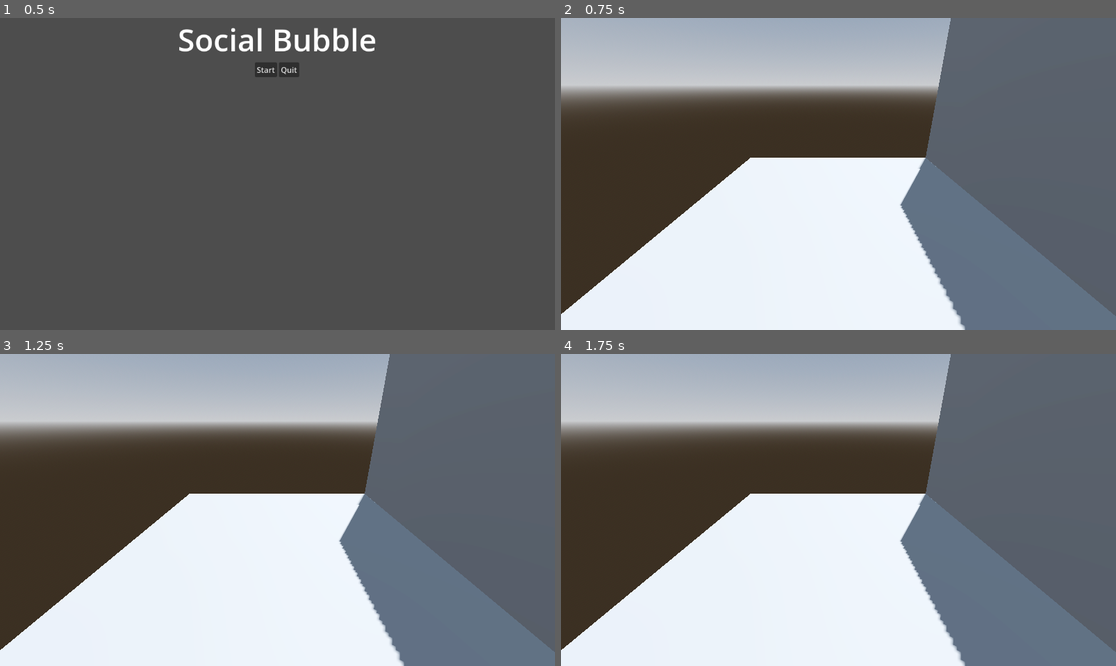
Above: before the commit, frames 1-4 (two rows, left to right).
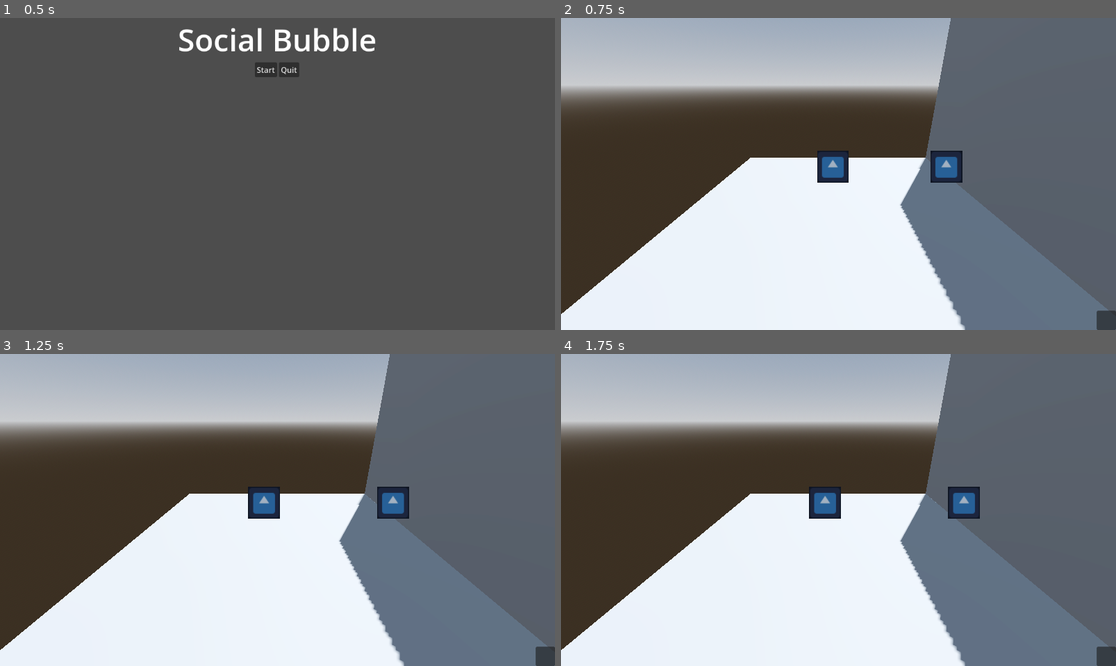
Above: after the commit, the same moments.

Repository: EAinsley/globalgamejam
Game: Godot game, scene res://scenes/start_menu.tscn
Same seed, same stepped clock (60 frames per second), same inputs: the game is played once before the commit and once after it. The project has no main scene, so this scene is started directly. The engine's default icon, where the game draws it, is replaced by a stand-in: a white triangle on a blue panel in a dark square.
Inputs (mouse positions are in pixels of both pictures, inside the frame that each line leads up to):
- Up to frame 1 (0.5 s): no input
- Up to frame 2 (0.75 s): click "Start" at 0.5 s
- Up to frame 3 (1.25 s): no input
- Up to frame 4 (1.75 s): tap Enter at 1.25 s; move the mouse to (960, 494) at 1.27 s; press the mouse at (960, 494) at 1.28 s; hold D (move_right) from 1.28 s (still down); right-click (960, 494) at 1.55 s

Frame 1 is identical in both runs. In frame 2, 1.4% of the frame differs, in the area x 46-100%, y 42-100%; in frame 3, 1.4%, in the area x 44-100%, y 42-100%; in frame 4, 1.4%.

Commit message:
Small talk and small response.

Diff:
--- a/project.godot
+++ b/project.godot
@@ -45,3 +45,8 @@
 , Object(InputEventKey,"resource_local_to_scene":false,"resource_name":"","device":-1,"window_id":0,"alt_pressed":false …(186 unchanged characters)…
 ]
 }
+release={
+"deadzone": 0.2,
+"events": [Object(InputEventMouseButton,"resource_local_to_scene":false,"resource_name":"","device":-1,"window_id":0,"alt_pressed":false,"shift_pressed":false,"ctrl_pressed":false,"meta_pressed":false,"button_mask":2,"position":Vector2(100, 16),"global_position":Vector2(109, 64),"factor":1.0,"button_index":2,"canceled":false,"pressed":true,"double_click":false,"script":null)
+]
+}
--- a/resources/animal_small.tres
+++ b/resources/animal_small.tres
@@ -1,11 +1,13 @@
-[gd_resource type="Resource" script_class="SmallTalk" load_steps=2 format=3 uid="uid://p2uvcc0hibf5"]
+[gd_resource type="Resource" script_class="SmallTalk" load_steps=3 format=3 uid="uid://p2uvcc0hibf5"]
 
 [ext_resource type="Script" uid="uid://ciouolf0du6i7" path="res://resources/small_talk.gd" id="1_5mn6u"]
+[ext_resource type="Texture2D" uid="uid://rru0n4ehkkhx" path="res://icon.svg" id="1_ka6rn"]
 
 [resource]
 script = ExtResource("1_5mn6u")
-name = &""
-good_responses = Array[String]([])
-bad_responses = Array[String]([])
-medium_reponses = Array[String]([])
+name = &"Talk about animals"
+good_responses = Array[String](["I like animals."])
+bad_responses = Array[String](["Don't talk to me like that."])
+medium_reponses = Array[String](["Fine."])
+icon = ExtResource("1_ka6rn")
 metadata/_custom_type_script = ExtResource("1_5mn6u")
--- /dev/null
+++ b/resources/bird_talk.tres
@@ -0,0 +1,11 @@
+[gd_resource type="Resource" script_class="SmallTalk" load_steps=2 format=3 uid="uid://bj6jokgia4psx"]
+
+[ext_resource type="Script" uid="uid://ciouolf0du6i7" path="res://resources/small_talk.gd" id="1_n1xcp"]
+
+[resource]
+script = ExtResource("1_n1xcp")
+name = &"Talk abou bird"
+good_responses = Array[String](["I like birds"])
+bad_responses = Array[String](["I don't like birds."])
+medium_reponses = Array[String](["I have no feeling."])
+metadata/_custom_type_script = ExtResource("1_n1xcp")
--- /dev/null
+++ b/resources/small_response.gd
@@ -0,0 +1,7 @@
+class_name SmallResponse
+extends  Resource
+
+enum RESPONSE_TYPE {GOOD, BAD, MEDIUM}
+
+@export var small_talk: SmallTalk
+@export var response_type: RESPONSE_TYPE
--- /dev/null
+++ b/scenes/anction_list_ui.tscn
@@ -0,0 +1,22 @@
+[gd_scene load_steps=2 format=3 uid="uid://btvuk3kqs6vsc"]
+
+[ext_resource type="Script" uid="uid://b33v0i3msj3io" path="res://scripts/ui/anction_list_ui.gd" id="2_ioppk"]
+
+[node name="ActionList" type="ItemList" groups=["ActionList"]]
+anchors_preset = 3
+anchor_left = 1.0
+anchor_top = 1.0
+anchor_right = 1.0
+anchor_bottom = 1.0
+offset_left = -40.0
+offset_top = -40.0
+grow_horizontal = 0
+grow_vertical = 0
+auto_width = true
+auto_height = true
+max_columns = 10
+same_column_width = true
+icon_mode = 0
+script = ExtResource("2_ioppk")
+
+[connection signal="item_selected" from="." to="." method="_on_item_selected"]
--- a/scenes/level_3d.tscn
+++ b/scenes/level_3d.tscn
@@ -1,7 +1,13 @@
-[gd_scene load_steps=8 format=3 uid="uid://clttg52282go4"]
+[gd_scene load_steps=16 format=3 uid="uid://clttg52282go4"]
 
 [ext_resource type="PackedScene" uid="uid://dtefnyaagiua2" path="res://Characters/character_manager_3d.tscn" id="1_cy78i"]
+[ext_resource type="PackedScene" uid="uid://dvdoki62xebsy" path="res://Characters/characer_click_3d.tscn" id="2_cy78i"]
+[ext_resource type="PackedScene" uid="uid://btvuk3kqs6vsc" path="res://scenes/anction_list_ui.tscn" id="3_hqk1j"]
+[ext_resource type="Script" uid="uid://ciouolf0du6i7" path="res://resources/small_talk.gd" id="3_mta3c"]
 [ext_resource type="PackedScene" uid="uid://bmnyx3nu78xpt" path="res://scenes/in_game_menu.tscn" id="3_qa8vf"]
+[ext_resource type="Resource" uid="uid://p2uvcc0hibf5" path="res://resources/animal_small.tres" id="4_rsk3g"]
+[ext_resource type="Script" uid="uid://g83osdtyc5h7" path="res://resources/small_response.gd" id="5_0352p"]
+[ext_resource type="Resource" uid="uid://bj6jokgia4psx" path="res://resources/bird_talk.tres" id="5_rsk3g"]
 
 [sub_resource type="ProceduralSkyMaterial" id="ProceduralSkyMaterial_0axf4"]
 sky_horizon_color = Color(0.662243, 0.671743, 0.686743, 1)
@@ -15,6 +21,17 @@
 sky = SubResource("Sky_cy78i")
 tonemap_mode = 2
 glow_enabled = true
+
+[sub_resource type="Resource" id="Resource_1f0us"]
+script = ExtResource("5_0352p")
+small_talk = ExtResource("4_rsk3g")
+response_type = 0
+metadata/_custom_type_script = ExtResource("5_0352p")
+
+[sub_resource type="Resource" id="Resource_mta3c"]
+script = ExtResource("5_0352p")
+response_type = 0
+metadata/_custom_type_script = ExtResource("5_0352p")
 
 [sub_resource type="BoxMesh" id="BoxMesh_cy78i"]
 size = Vector3(10, 0.1, 10)
@@ -32,6 +49,14 @@
 shadow_enabled = true
 
 [node name="CharacterManager3D" parent="." instance=ExtResource("1_cy78i")]
+
+[node name="CharacterClick3D" parent="CharacterManager3D" instance=ExtResource("2_cy78i")]
+action_list = Array[ExtResource("3_mta3c")]([ExtResource("4_rsk3g"), ExtResource("5_rsk3g")])
+response_list = Array[ExtResource("5_0352p")]([SubResource("Resource_1f0us")])
+
+[node name="CharacterClick3D2" parent="CharacterManager3D" instance=ExtResource("2_cy78i")]
+transform = Transform3D(1, 0, 0, 0, 1, 0, 0, 0, 1, 3.21866, 0, 0)
+response_list = Array[ExtResource("5_0352p")]([SubResource("Resource_mta3c")])
 
 [node name="Camera3D" type="Camera3D" parent="."]
 transform = Transform3D(1, 0, 0, 0, 0.916153, 0.400829, 0, -0.400829, 0.916153, 0, 2.35781, 5.9578)
@@ -60,3 +85,5 @@
 [node name="UILayer" type="CanvasLayer" parent="."]
 
 [node name="InGameMenu" parent="UILayer" instance=ExtResource("3_qa8vf")]
+
+[node name="ActionList" parent="UILayer" instance=ExtResource("3_hqk1j")]
--- a/scripts/characters/character_click_3d.gd
+++ b/scripts/characters/character_click_3d.gd
@@ -5,8 +5,9 @@
 
 @export var speed: float = 100.
 @export var avoid_speed: float = 80.
-@export var interaction_distance: float = 4.
-
+@export var interaction_distance: float = 5.
+@export var action_list: Array[SmallTalk]
+@export var response_list: Array[SmallResponse]
 
 var velocity_xy := Vector2(0.0, 0.0)
 var colliding_characters : Array[CharacterClick3D] = []
@@ -55,10 +56,14 @@
 	print("picked ", name)
 	selected = true
 
-func interact(character: CharacterClick3D,  _action: String) -> bool:
+func interact(character: CharacterClick3D,  action: SmallTalk) -> bool:
+	print("interact")
 	if character.position.distance_squared_to(position) > interaction_distance_square:
+		print("Too far")
 		return false
-	# TODO: add real interac action here
+	for response in response_list:
+		if response.small_talk.name == action.name:
+			print("He think it's: ", response.response_type)
 	return true
 
 
--- a/scripts/characters/character_manager_3d.gd
+++ b/scripts/characters/character_manager_3d.gd
@@ -2,20 +2,51 @@
 class_name CharacterManager3D
 
 var character_picked : CharacterClick3D
-var action_picked: Node
+var action_picked: SmallTalk
+var action_list_ui: ActionList :
+	get:
+		if not action_list_ui:
+			action_list_ui = get_tree().get_first_node_in_group("ActionList")
+			if action_list_ui:
+				action_list_ui.item_selected.connect(_on_action_picked)
+		return action_list_ui
+
+
+
 
 func _unhandled_input(event: InputEvent) -> void:
-	if event.is_action_pressed("pick"):
+	if event.is_action_released("release"):
 		if character_picked:
 			character_picked.drop()
 			character_picked = null
+			action_picked = null
+			action_list_ui.clear()
+
+
 
 func _on_character_picked(new_character: CharacterClick3D) -> void:
 	print("on character picked")
 	if character_picked and character_picked == new_character:
 		return
-	if character_picked:
-		character_picked.drop()
 
-	new_character.pick()
-	character_picked = new_character
+	if not action_picked:
+		if character_picked:
+			character_picked.drop()
+		new_character.pick()
+		character_picked = new_character
+	else:
+		character_picked.interact(new_character, action_picked)
+
+
+	_set_item_list_ui()
+
+func _set_item_list_ui() -> void:
+	if not action_list_ui:
+		print("no action list")
+		return
+	action_list_ui.replace_list(character_picked.action_list)
+
+func _on_action_picked(action_index: int) -> void:
+	var new_action = character_picked.action_list[action_index]
+	action_picked = new_action
+	print("pick action", action_picked.name)
--- /dev/null
+++ b/scripts/ui/anction_list_ui.gd
@@ -0,0 +1,12 @@
+extends ItemList
+class_name ActionList
+
+func replace_list(list: Array[SmallTalk]) -> void:
+	clear()
+	for small_talk in list:
+		if small_talk:
+			add_item(small_talk.name, small_talk.icon, true)
+
+
+func _on_item_selected(index: int) -> void:
+	print("select 1")
Not shown, added: resources/small_response.gd.uid
Not shown, added: scripts/ui/anction_list_ui.gd.uid
